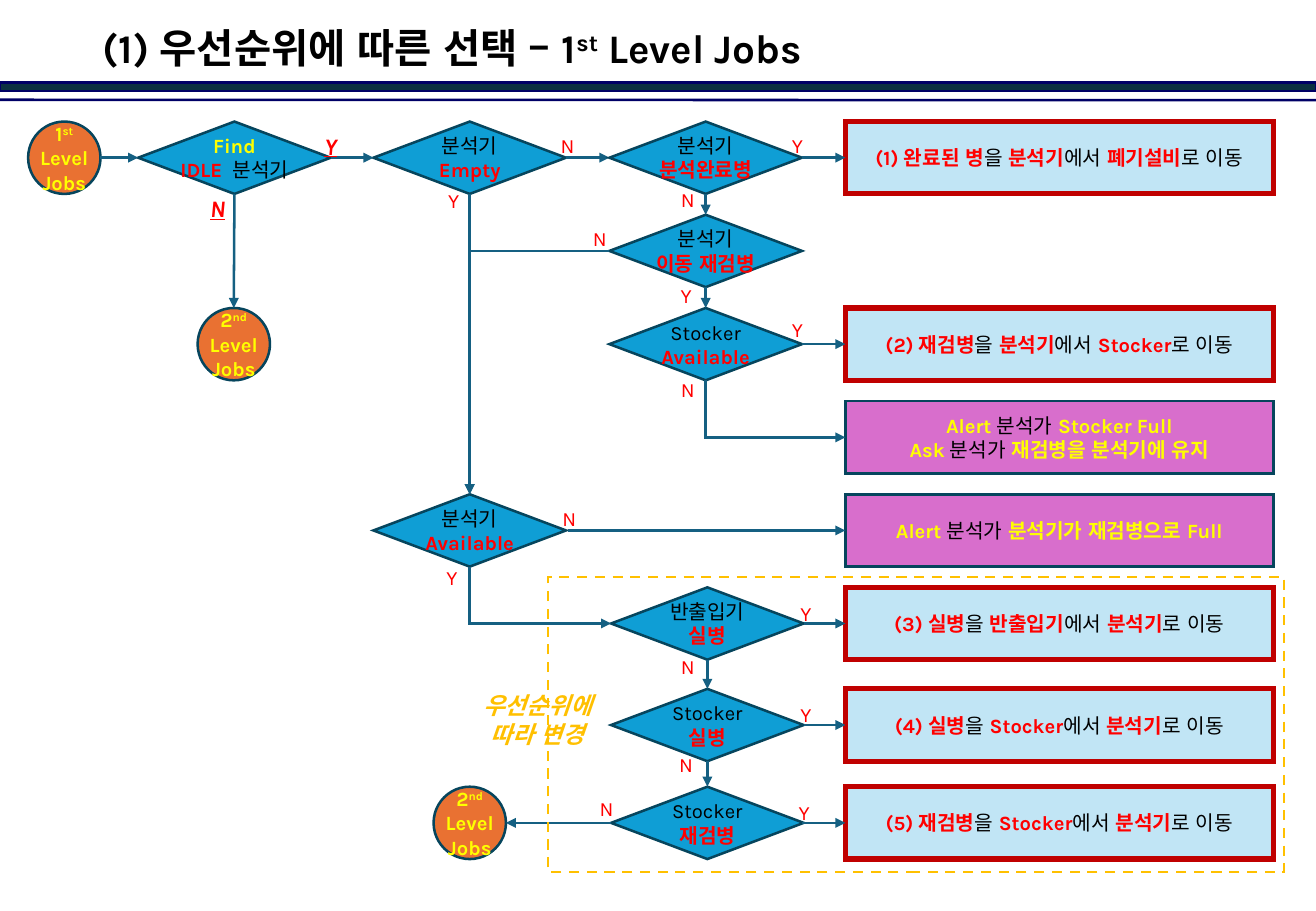
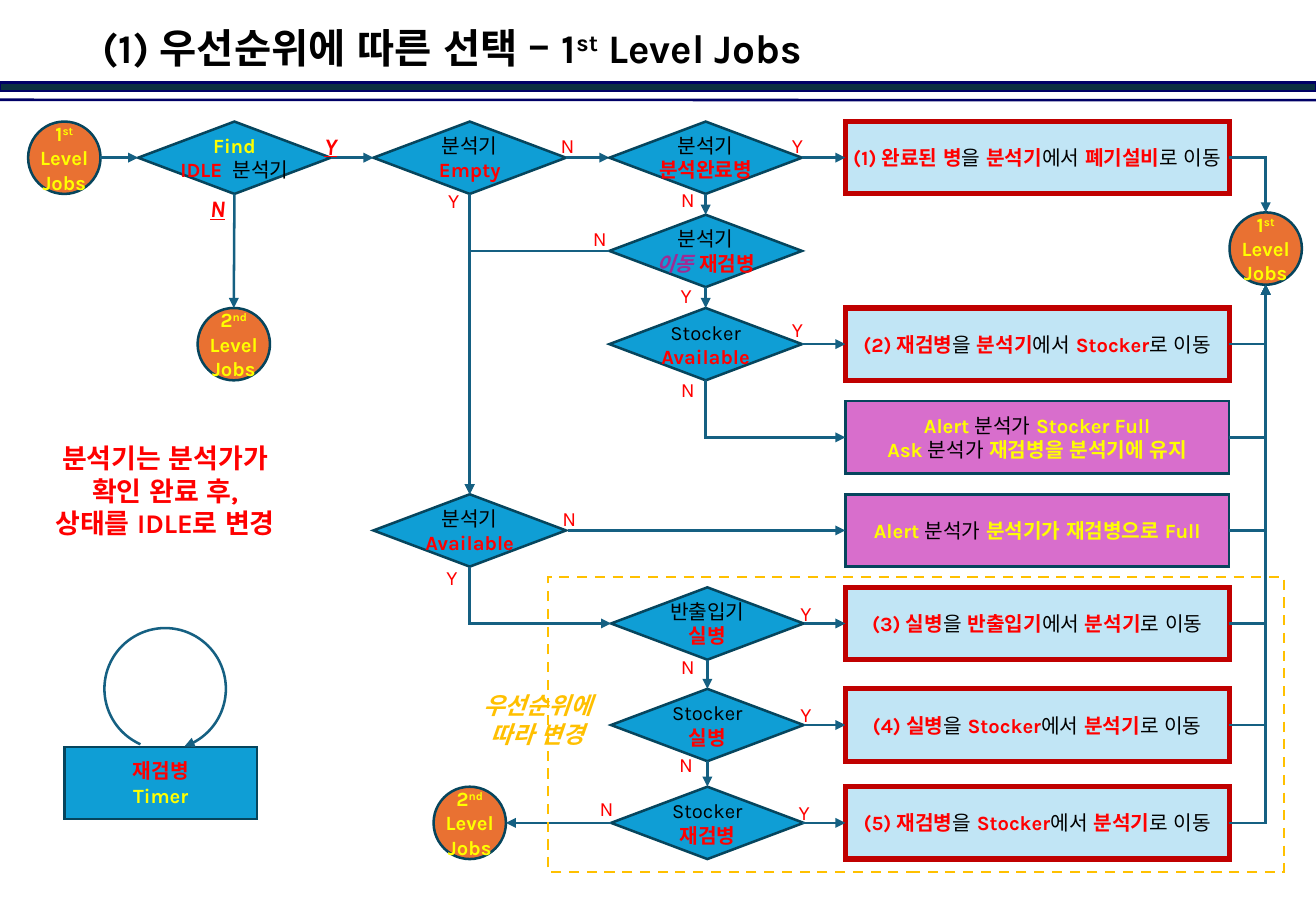
Before and after one commit to jinkabpark/SamickThk_Analysis, a slide deck: slide 2 of 허종원/Dispatcher in Action.pptx. Drawn at 1316x911 pixels with LibreOffice and Linux fonts; fonts in the diff are those of the drawing; background and template pictures are left out. Boxes give left, top, right and bottom in pixels: in the first picture for what was removed or moved away, otherwise in the second. Text is boxed around its words. In the diff, an @@ line names an element or a change of style, - is before the commit and + after.

```diff
--- a/허종원/Dispatcher in Action.pptx
+++ b/허종원/Dispatcher in Action.pptx
@@ rectangle "(1) 완료된 병을 분석기에서 폐기설비로 ...": place and size @@
-rectangle "(1) 완료된 병을 분석기에서 폐기설비로 ..." at [846,122,1273,194]
+rectangle "(1) 완료된 병을 분석기에서 폐기설비로 ..." at [846,122,1230,194]
@@ elbow arrow added from (1230, 158) to (1266, 213), #156082 1.5 pt @@
@@ diamond "분석기 이동 재검병" at [610,215,803,288]: text colour #FF0000 to #A02B93, italic on in "이동" @@
@@ ellipse added at [1230,213,1303,286], fill #E97132, outline #07455D 1.5 pt, 12 pt, text #FFFF00, bold @@
+1st
+Level
+Jobs
@@ elbow arrow added from (1230, 344) to (1266, 284), #156082 1.5 pt @@
@@ elbow arrow added from (1230, 437) to (1266, 284), #156082 1.5 pt @@
@@ elbow arrow added from (1230, 531) to (1266, 284), #156082 1.5 pt @@
@@ elbow arrow added from (1230, 623) to (1266, 284), #156082 1.5 pt @@
@@ elbow arrow added from (1230, 725) to (1266, 284), #156082 1.5 pt @@
@@ elbow arrow added from (1230, 823) to (1266, 284), #156082 1.5 pt @@
@@ rectangle "(2) 재검병을 분석기에서 Stocker로 이동": place and size @@
-rectangle "(2) 재검병을 분석기에서 Stocker로 이동" at [846,309,1273,382]
+rectangle "(2) 재검병을 분석기에서 Stocker로 이동" at [846,309,1230,382]
@@ rectangle "Alert 분석가 Stocker Full": place and size @@
-rectangle "Alert 분석가 Stocker Full" at [846,401,1273,474]
+rectangle "Alert 분석가 Stocker Full" at [846,401,1230,474]
@@ text added at [55,445,275,536], 16 pt, text #FF0000, bold @@
+분석기는 분석가가
+확인 완료 후,
+상태를 IDLE로 변경
@@ rectangle "Alert 분석가 분석기가 재검병으로 Full": place and size @@
-rectangle "Alert 분석가 분석기가 재검병으로 Full" at [846,495,1273,567]
+rectangle "Alert 분석가 분석기가 재검병으로 Full" at [846,495,1230,567]
@@ rectangle "(3) 실병을 반출입기에서 분석기로 이동": place and size @@
-rectangle "(3) 실병을 반출입기에서 분석기로 이동" at [846,588,1273,661]
+rectangle "(3) 실병을 반출입기에서 분석기로 이동" at [846,588,1230,661]
@@ arc (boxed as its full ellipse) added at [105,628,226,750], outline #156082 1.5 pt @@
@@ rectangle "(4) 실병을 Stocker에서 분석기로 이동": place and size @@
-rectangle "(4) 실병을 Stocker에서 분석기로 이동" at [846,689,1273,762]
+rectangle "(4) 실병을 Stocker에서 분석기로 이동" at [846,689,1230,762]
@@ rectangle added at [64,747,258,820], fill #0F9ED5, outline #07455D 1.5 pt, 12 pt, text #FFFF00, bold @@
+재검병
+Timer
@@ rectangle "(5) 재검병을 Stocker에서 분석기로 이동": place and size @@
-rectangle "(5) 재검병을 Stocker에서 분석기로 이동" at [846,787,1273,860]
+rectangle "(5) 재검병을 Stocker에서 분석기로 이동" at [846,787,1230,860]
```
Also in this commit, not shown: 3 other slides changed, 1 slide added.
